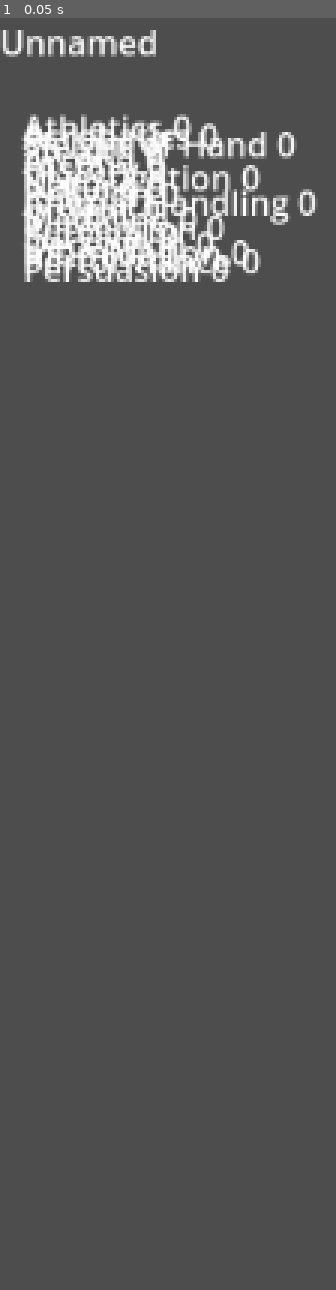
Above: before the commit, frame 1.
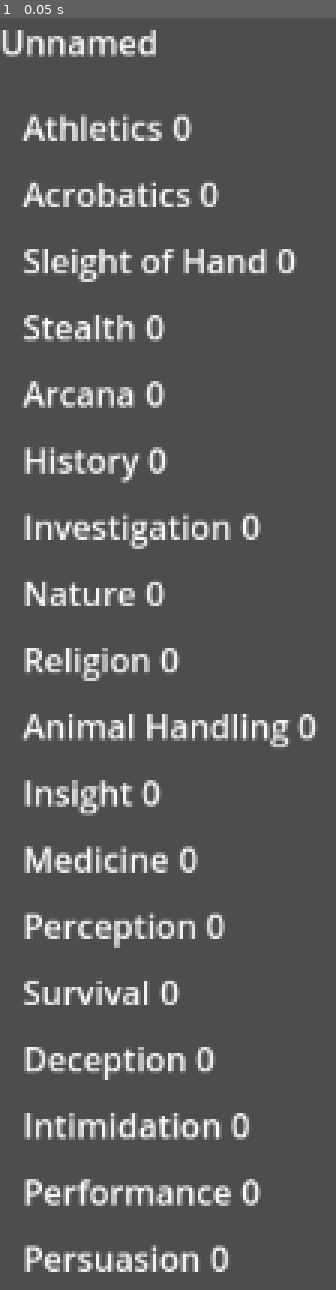
Above: after the commit, the same moment.

Repository: ETHale/DnDCharSheet
Game: Godot game, scene res://Scene/CharacterSheet.tscn
The game is run twice, just before and just after one commit, with the same random seed, the same clock (stepped at 60 frames per second) and the same inputs.
Inputs:
- Up to frame 1 (0.05 s): no input

The runs differ from the first frame. In frame 1, 16% of the frame differs, in the area x 6-95%, y 8-99%.

Commit message:
skills now list

Diff:
--- a/Scene/CharacterSheet.tscn
+++ b/Scene/CharacterSheet.tscn
@@ -22,5 +22,5 @@
 layout_mode = 0
 offset_left = 11.0
 offset_top = 33.0
-offset_right = 162.0
-offset_bottom = 315.0
+offset_right = 215.0
+offset_bottom = 622.0
--- a/Scripts/CharacterSheet.gd
+++ b/Scripts/CharacterSheet.gd
@@ -29,10 +29,12 @@
 	#stats - TODO change that to work with groups and be normal
 
 	#skills
+	var skillList = get_node("Skills List")
 	for skill in char5e.get("Skills"):
 		var skillNode = Skill.instantiate()
 		skillNode.createGUI(skill[0], skill[1], 0)
-		get_node("Skills List").add_child(skillNode)
+		skillList.add_child(skillNode)
+	skillList.add_theme_constant_override("separation", floor(skillList.get_size().y / len(char5e.get("Skills"))))
 
 #using defined globals we will update the whole sheet
 func updateSheet():
